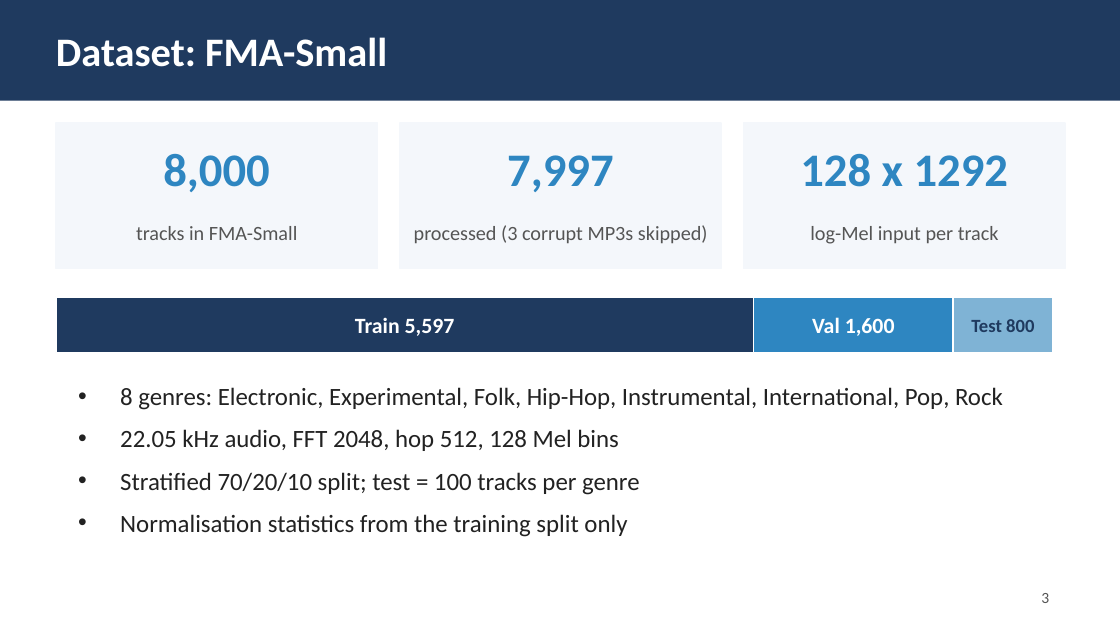
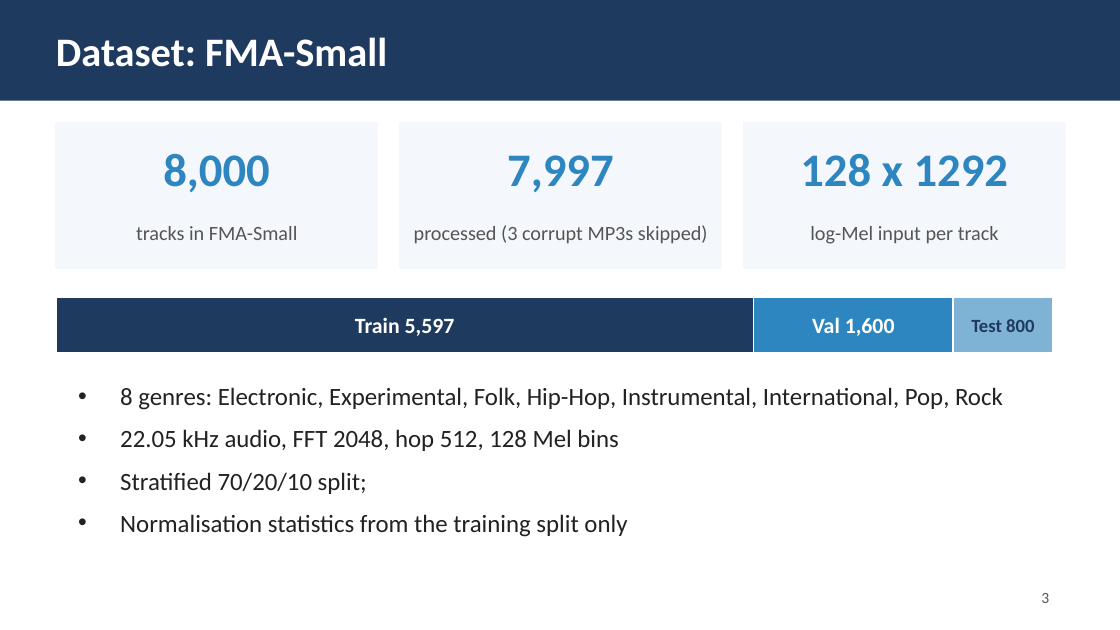
Before and after one commit to nidhi832/SONGNET, a slide deck: slide 3 of SongNet_Slides.pptx. Drawn at 1120x630 pixels with LibreOffice and Linux fonts; fonts in the diff are those of the drawing. Boxes give left, top, right and bottom in pixels: in the first picture for what was removed or moved away, otherwise in the second. Text is boxed around its words. In the diff, an @@ line names an element or a change of style, - is before the commit and + after.

```diff
--- a/SongNet_Slides.pptx
+++ b/SongNet_Slides.pptx
@@ text at box(120, 472, 367, 494): text changed @@
-• Stratified 70/20/10 split; test = 100 tracks per genre
+• Stratified 70/20/10 split;
```
Also in this commit, not shown: 2 other slides changed.
